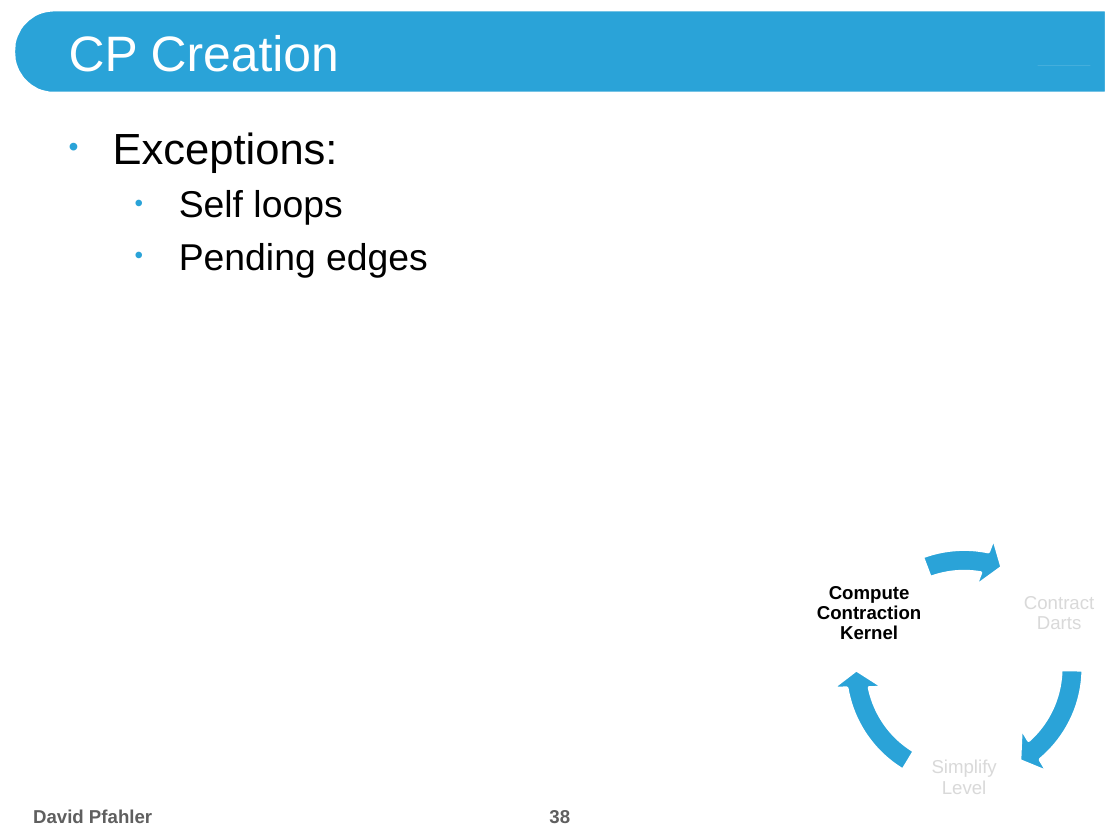
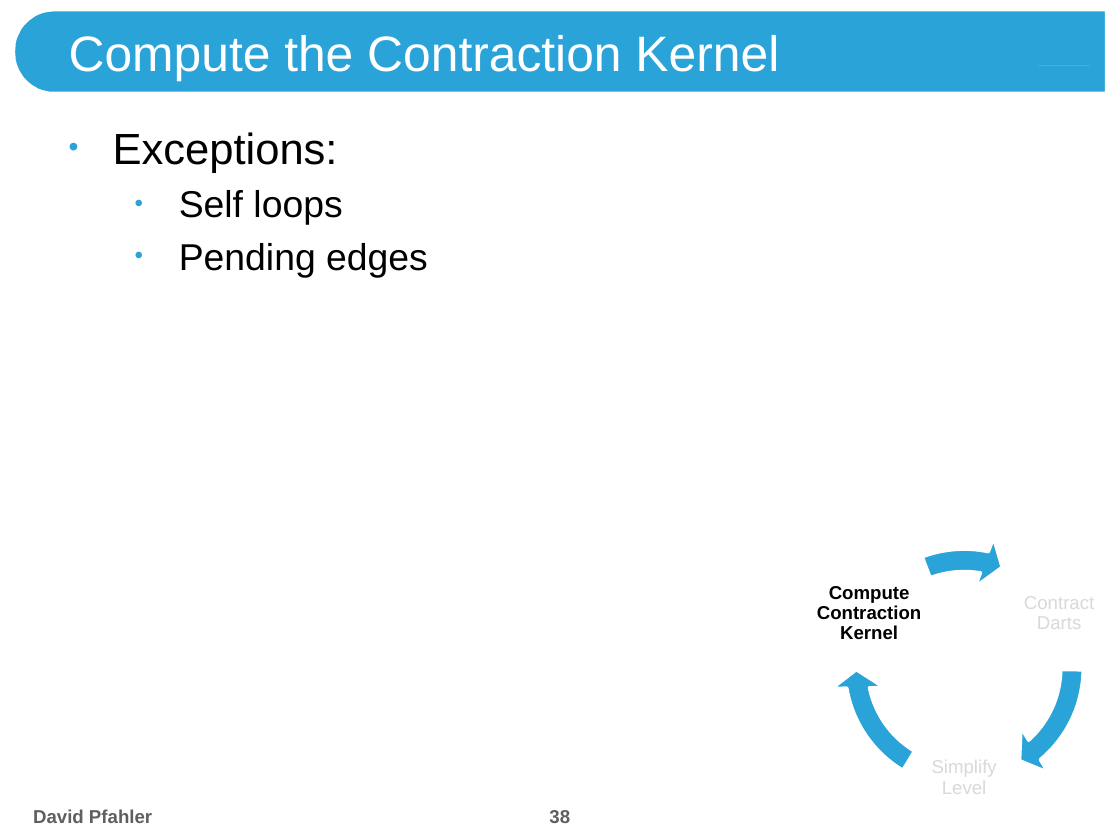
Before and after one commit to theShmoo/CombiPyr-ImSeg, a slide deck: slide 38 of doc/Combinatorial Pyramids.pptx. Drawn at 1120x840 pixels with LibreOffice and Linux fonts; fonts in the diff are those of the drawing; background and template pictures are left out. Boxes give left, top, right and bottom in pixels: in the first picture for what was removed or moved away, otherwise in the second. Text is boxed around its words. In the diff, an @@ line names an element or a change of style, - is before the commit and + after.

```diff
--- a/doc/Combinatorial Pyramids.pptx
+++ b/doc/Combinatorial Pyramids.pptx
@@ title at (x1=69, y1=35, x2=779, y2=82): text changed @@
-CP Creation
+Compute the Contraction Kernel
```
Also in this commit, not shown: 24 other slides changed, 5 slides added, 1 slide removed, 9 other files.
